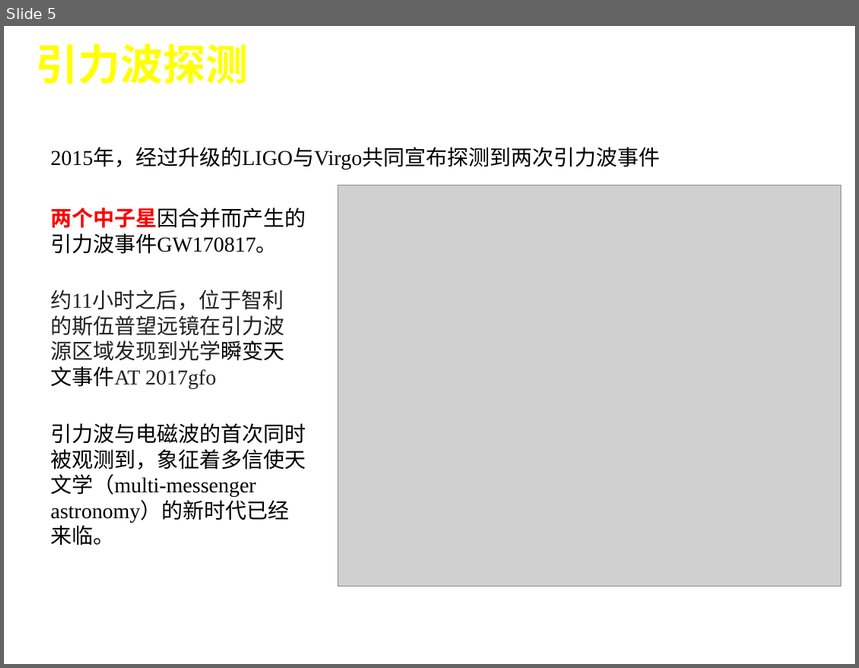
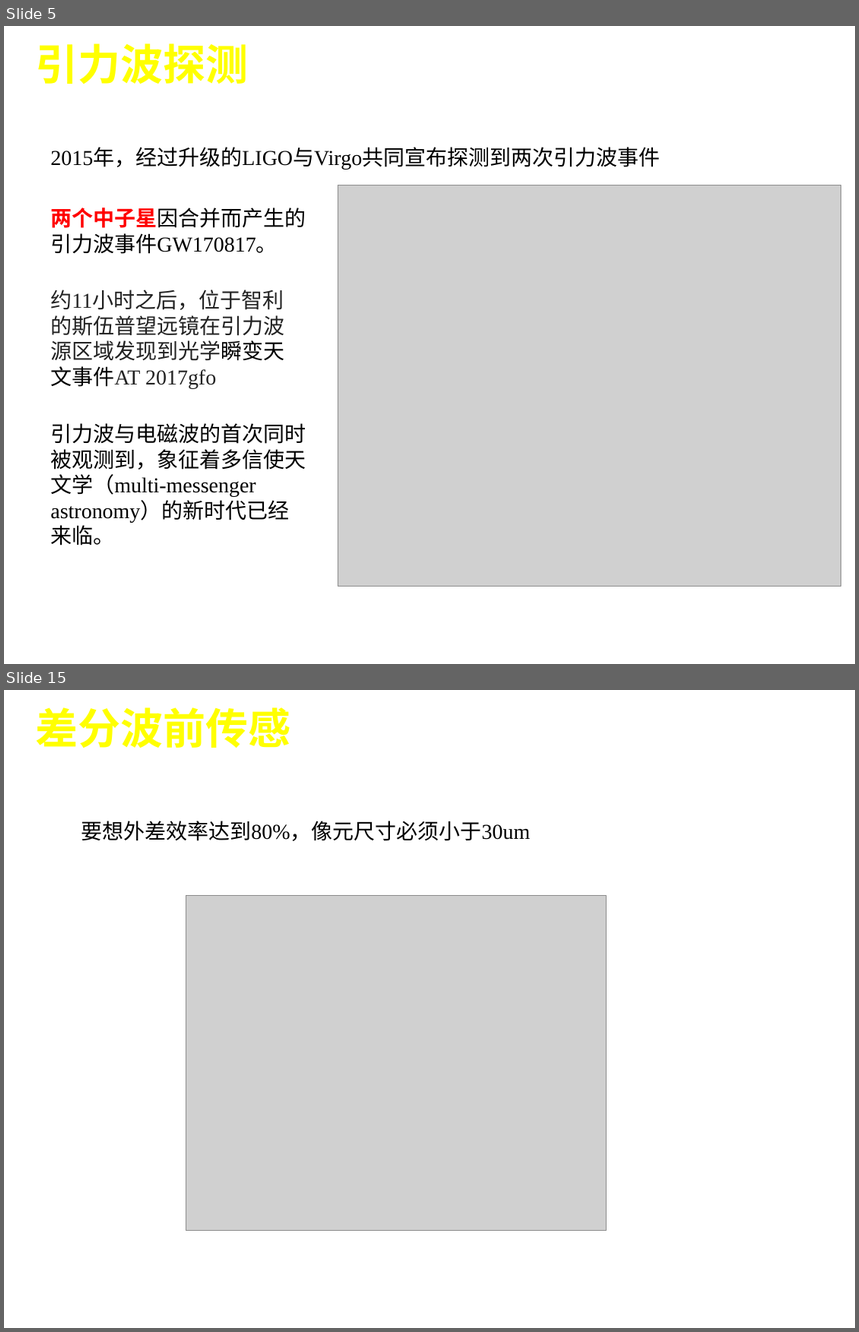
Before and after one commit to cateliu/Test, a slide deck: 第二学年/Report/开题报告/Reference.pptx. Shown one above the other, each under a label of ours: slide 5 before the commit, slides 5 and 15 after it; the slides between them are not shown. The pictures are 859x668 and 859x1332 pixels, drawn with LibreOffice and Linux fonts; fonts in the diff are those of the drawing; grey boxes stand for pictures; background and template pictures are left out. Boxes give left, top, right and bottom in pixels: in the first picture for what was removed or moved away, otherwise in the second. Text is boxed around its words. In the diff, an @@ line names an element or a change of style, - is before the commit and + after.

```diff
--- a/第二学年/Report/开题报告/Reference.pptx
+++ b/第二学年/Report/开题报告/Reference.pptx
@@ slide 15 added at [4, 690, 855, 1328], background #FFFFFF @@
@@ title added at [36, 707, 291, 748], 36 pt, text #FFFF00, bold @@
+差分波前传感
@@ text added at [81, 821, 530, 841], 18 pt, text #000000 @@
+要想外差效率达到80%，像元尺寸必须小于30um
@@ picture added at [186, 895, 607, 1230] @@
```
Also in this commit, not shown: 3 slides changed, 10 other slides added, 1 slide removed, 7 other files.
